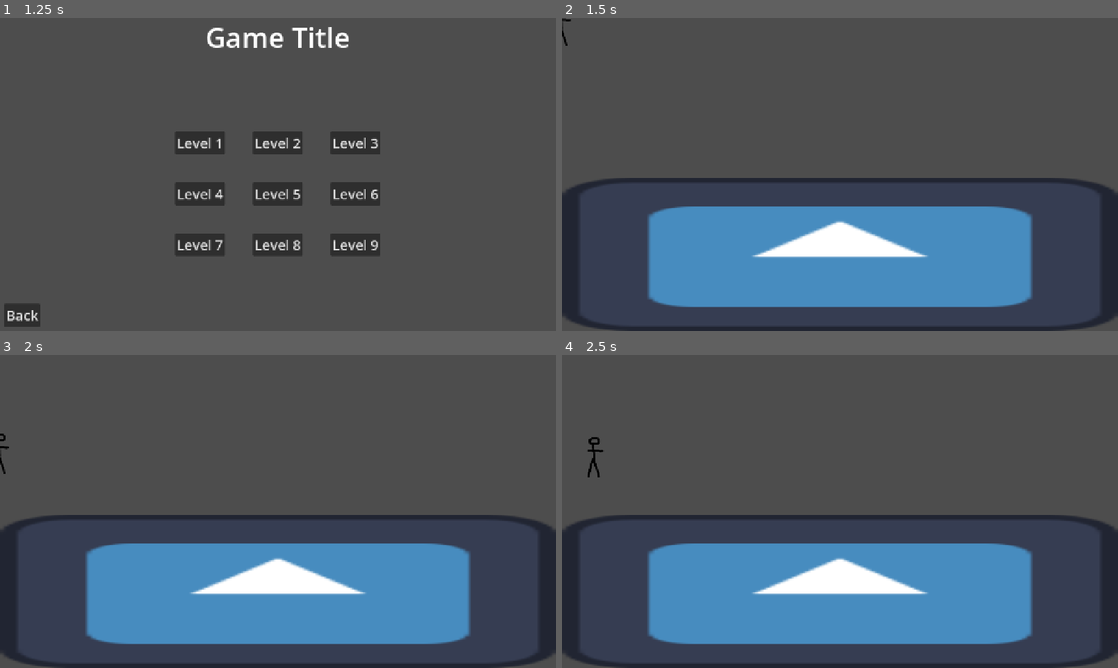
Above: before the commit, frames 1-4 (two rows, left to right).
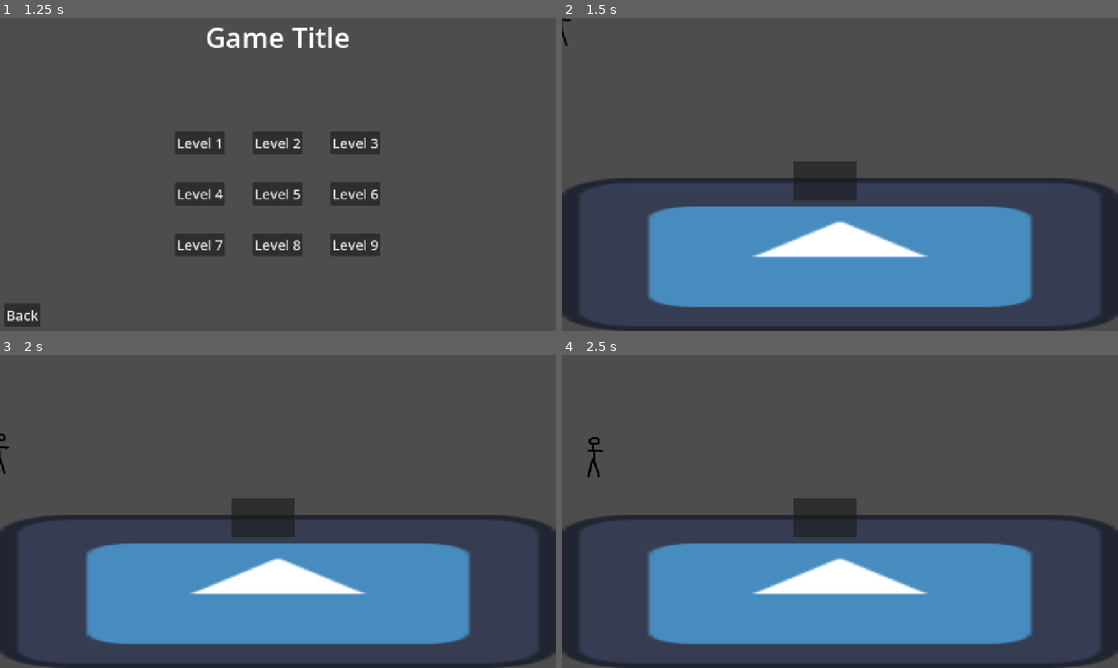
Above: after the commit, the same moments.

Repository: MalcolmSutcliffe/ggj-2026-algonquin-gcc
Game: Godot game, scene res://main.tscn
Same seed, same stepped clock (60 frames per second), same inputs: the game is played once before the commit and once after it. The engine's default icon, where the game draws it, is replaced by a stand-in: a white triangle on a blue panel in a dark square.
Inputs (mouse positions are in pixels of both pictures, inside the frame that each line leads up to):
- Up to frame 1 (1.25 s): click "Play" at 0.5 s
- Up to frame 2 (1.5 s): click "Level 1" at 1.25 s
- Up to frame 3 (2 s): no input
- Up to frame 4 (2.5 s): tap Enter at 2 s; move the mouse to (962, 495) at 2.02 s; press the mouse at (962, 495) at 2.03 s; hold D (move_right) from 2.03 s (still down); tap W (jump) at 2.27 s

Frame 1 is identical in both runs. In frame 2, 1.3% of the frame differs, in the area x 41-53%, y 45-59%; in frame 3, 1.3%; in frame 4, 1.3%.

Commit message:
added resizeable window with collision

Diff:
--- a/ggj-2026-acgcc/levels/level_1.tscn
+++ b/ggj-2026-acgcc/levels/level_1.tscn
@@ -1,6 +1,7 @@
 [gd_scene format=3 uid="uid://di3uh3a84fwg6"]
 
 [ext_resource type="Texture2D" uid="uid://bhhej1yi5xqft" path="res://icon.svg" id="1_vn7o3"]
+[ext_resource type="PackedScene" uid="uid://yp5wj0qi5iwf" path="res://windows.tscn" id="2_jirdo"]
 
 [sub_resource type="PhysicsMaterial" id="PhysicsMaterial_h2yge"]
 
@@ -20,3 +21,5 @@
 position = Vector2(640, 544)
 scale = Vector2(10, 2.75)
 texture = ExtResource("1_vn7o3")
+
+[node name="Control" parent="." unique_id=1140407647 instance=ExtResource("2_jirdo")]
--- a/ggj-2026-acgcc/project.godot
+++ b/ggj-2026-acgcc/project.godot
@@ -40,6 +40,11 @@
 , Object(InputEventKey,"resource_local_to_scene":false,"resource_name":"","device":-1,"window_id":0,"alt_pressed":false …(182 unchanged characters)…
 ]
 }
+LeftMouseDown={
+"deadzone": 0.2,
+"events": [Object(InputEventMouseButton,"resource_local_to_scene":false,"resource_name":"","device":-1,"window_id":0,"alt_pressed":false,"shift_pressed":false,"ctrl_pressed":false,"meta_pressed":false,"button_mask":1,"position":Vector2(58, 18),"global_position":Vector2(67, 66),"factor":1.0,"button_index":1,"canceled":false,"pressed":true,"double_click":false,"script":null)
+]
+}
 
 [physics]
 
--- /dev/null
+++ b/ggj-2026-acgcc/window_manager.gd
@@ -0,0 +1,86 @@
+extends Control
+
+var start : Vector2
+var initialPosition : Vector2
+var isMoving : bool
+var isResizing : bool
+var resizeX : bool
+var resizeY : bool
+var initialSize : Vector2
+
+@export var HitBox : CollisionShape2D
+@export var CanBeResized := true
+@export var GrabThreshold := 12
+@export var ResizeThreshold := 6
+
+func _input(event):
+	# make sure event is mouse event
+	if not event is InputEventMouse:
+		return
+	if Input.is_action_just_pressed("LeftMouseDown"):
+		var rect = get_global_rect()
+		var localMousePos = event.position - get_global_position()
+		if abs(localMousePos.y) < GrabThreshold:
+			start = event.position
+			initialPosition = get_global_position()
+			isMoving = true
+		else:
+			if abs(localMousePos.x - rect.size.x) < ResizeThreshold:
+				start.x = event.position.x
+				initialSize.x = get_size().x
+				resizeX = true
+				isResizing = true
+
+			if abs(localMousePos.y - rect.size.y) < ResizeThreshold:
+				start.y = event.position.y
+				initialSize.y = get_size().y
+				resizeY = true
+				isResizing = true
+
+			if localMousePos.x < ResizeThreshold &&  localMousePos.x > -ResizeThreshold:
+				start.x = event.position.x
+				initialPosition.x = get_global_position().x
+				initialSize.x = get_size().x
+				isResizing = true
+				resizeX = true
+
+			if localMousePos.y < ResizeThreshold &&  localMousePos.y > -ResizeThreshold:
+				start.y = event.position.y
+				initialPosition.y = get_global_position().y
+				initialSize.y = get_size().y
+				isResizing = true
+				resizeY = true
+
+	if Input.is_action_pressed("LeftMouseDown"):
+		if isMoving:
+			set_position(initialPosition + (event.position - start))
+
+		if isResizing:
+			var newWidith = get_size().x
+			var newHeight = get_size().y
+
+			if resizeX:
+				newWidith = initialSize.x - (start.x - event.position.x)
+			if resizeY:
+				newHeight = initialSize.y - (start.y - event.position.y)
+
+			if initialPosition.x != 0:
+				newWidith = initialSize.x + (start.x - event.position.x)
+				set_position(Vector2(initialPosition.x - (newWidith - initialSize.x), get_position().y))
+
+			if initialPosition.y != 0:
+				newHeight = initialSize.y + (start.y - event.position.y)
+				set_position(Vector2(get_position().x, initialPosition.y - (newHeight - initialSize.y)))
+
+			set_size(Vector2(newWidith, newHeight))
+			HitBox.shape.size = Vector2(newWidith, newHeight)
+			var rect = get_global_rect()
+			HitBox.position = rect.size/2
+
+
+	if Input.is_action_just_released("LeftMouseDown"):
+		isMoving = false
+		initialPosition = Vector2(0,0)
+		resizeX = false
+		resizeY = false
+		isResizing = false
--- /dev/null
+++ b/ggj-2026-acgcc/windows.tscn
@@ -0,0 +1,115 @@
+[gd_scene format=3 uid="uid://yp5wj0qi5iwf"]
+
+[ext_resource type="Script" uid="uid://ccakqd340a13c" path="res://window_manager.gd" id="1_22j4m"]
+
+[sub_resource type="RectangleShape2D" id="RectangleShape2D_22j4m"]
+size = Vector2(146, 91)
+
+[node name="Control" type="Control" unique_id=1140407647]
+layout_mode = 3
+anchors_preset = 15
+anchor_right = 1.0
+anchor_bottom = 1.0
+grow_horizontal = 2
+grow_vertical = 2
+mouse_filter = 2
+
+[node name="WindowBase" type="Control" parent="." unique_id=1926133308 node_paths=PackedStringArray("HitBox")]
+anchors_preset = 0
+offset_left = 532.0
+offset_top = 329.0
+offset_right = 678.0
+offset_bottom = 419.0
+script = ExtResource("1_22j4m")
+HitBox = NodePath("StaticBody2D/CollisionShape2D")
+
+[node name="Panel" type="Panel" parent="WindowBase" unique_id=1679099295]
+layout_mode = 1
+anchors_preset = 15
+anchor_right = 1.0
+anchor_bottom = 1.0
+grow_horizontal = 2
+grow_vertical = 2
+
+[node name="ResizerLeft" type="Control" parent="WindowBase" unique_id=1875489332]
+layout_mode = 1
+anchors_preset = 9
+anchor_bottom = 1.0
+offset_left = -6.0
+offset_top = 4.0
+offset_right = 6.0
+offset_bottom = -4.0
+grow_vertical = 2
+mouse_default_cursor_shape = 10
+
+[node name="ResizerRight" type="Control" parent="WindowBase" unique_id=374381187]
+layout_mode = 1
+anchors_preset = 11
+anchor_left = 1.0
+anchor_right = 1.0
+anchor_bottom = 1.0
+offset_left = -6.0
+offset_top = 4.0
+offset_right = 6.0
+offset_bottom = -4.0
+grow_horizontal = 0
+grow_vertical = 2
+mouse_default_cursor_shape = 10
+
+[node name="ResizerTop" type="Control" parent="WindowBase" unique_id=1756312116]
+layout_mode = 1
+anchors_preset = 10
+anchor_right = 1.0
+offset_left = 5.0
+offset_top = -11.0
+offset_right = -4.0
+offset_bottom = 10.0
+grow_horizontal = 2
+mouse_default_cursor_shape = 6
+
+[node name="ResizerBottom" type="Control" parent="WindowBase" unique_id=1041928627]
+layout_mode = 1
+anchors_preset = 12
+anchor_top = 1.0
+anchor_right = 1.0
+anchor_bottom = 1.0
+offset_left = 4.0
+offset_top = -4.0
+offset_right = -4.0
+offset_bottom = 7.0
+grow_horizontal = 2
+grow_vertical = 0
+mouse_default_cursor_shape = 9
+
+[node name="ResizerBottomLeft" type="Control" parent="WindowBase" unique_id=186326228]
+layout_mode = 1
+anchors_preset = 2
+anchor_top = 1.0
+anchor_bottom = 1.0
+offset_left = -7.0
+offset_top = -3.0
+offset_right = 3.0
+offset_bottom = 6.0
+grow_vertical = 0
+mouse_default_cursor_shape = 11
+
+[node name="ResizerBottomRight" type="Control" parent="WindowBase" unique_id=1962939054]
+layout_mode = 1
+anchors_preset = 3
+anchor_left = 1.0
+anchor_top = 1.0
+anchor_right = 1.0
+anchor_bottom = 1.0
+offset_left = -3.0
+offset_top = -3.0
+offset_right = 6.0
+offset_bottom = 6.0
+grow_horizontal = 0
+grow_vertical = 0
+mouse_default_cursor_shape = 12
+
+[node name="StaticBody2D" type="StaticBody2D" parent="WindowBase" unique_id=683165134]
+
+[node name="CollisionShape2D" type="CollisionShape2D" parent="WindowBase/StaticBody2D" unique_id=1748224992]
+position = Vector2(73, 46)
+shape = SubResource("RectangleShape2D_22j4m")
Not shown: 1 places in ggj-2026-acgcc/main.tscn that only renumber resources
Not shown, added: ggj-2026-acgcc/window_manager.gd.uid
